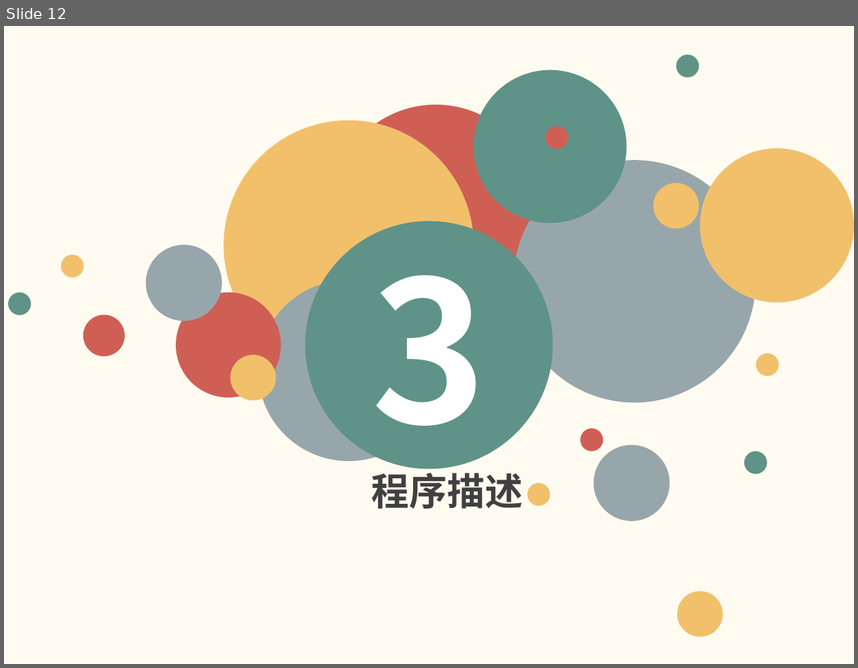
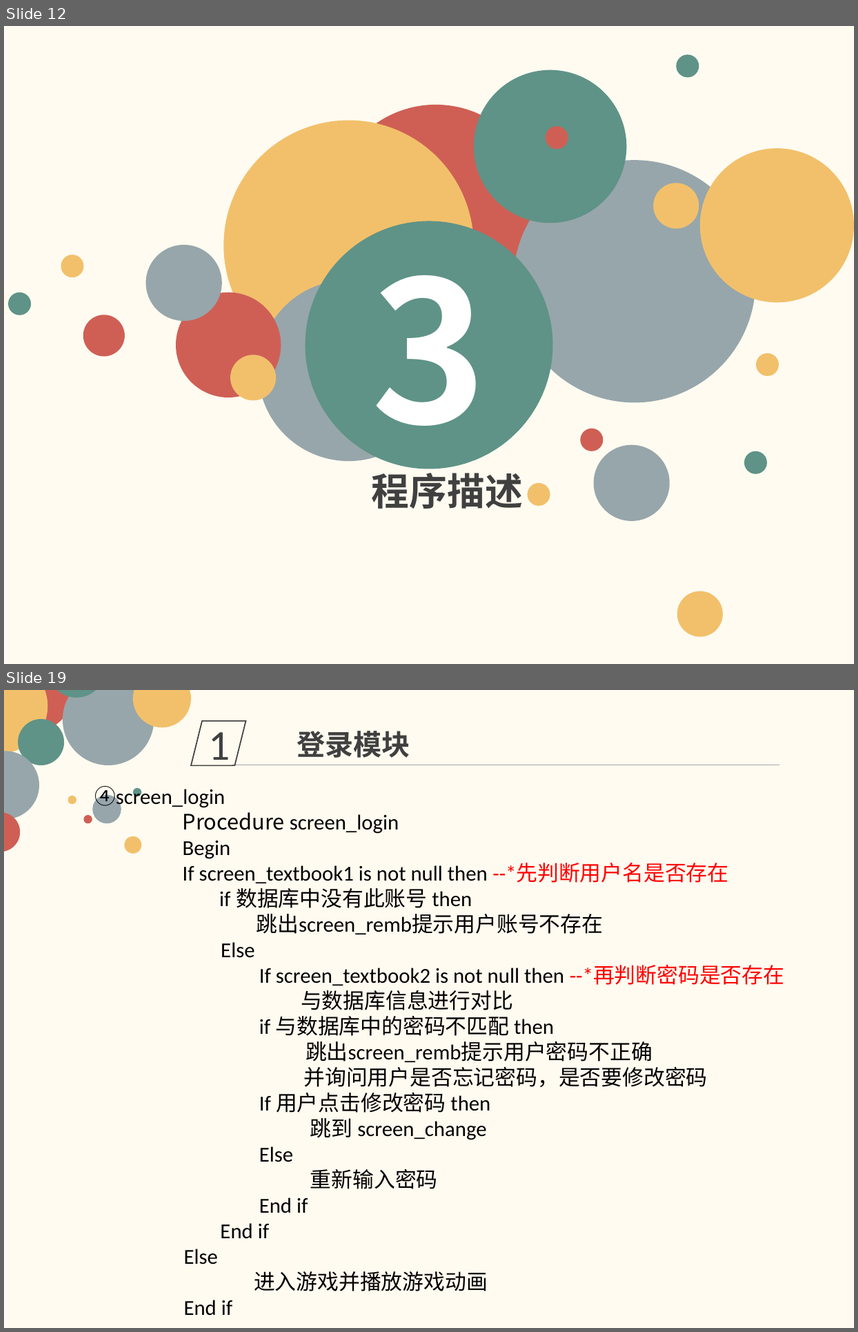
Before and after one commit to firstprojectmicheng/SE2018-G08, a slide deck: SE2018春-G08-详细设计.pptx. Shown one above the other, each under a label of ours: slide 12 before the commit, slides 12 and 19 after it; the slides between them are not shown. The pictures are 858x668 and 858x1332 pixels, drawn with LibreOffice and Linux fonts; fonts in the diff are those of the drawing. Boxes give left, top, right and bottom in pixels: in the first picture for what was removed or moved away, otherwise in the second. Text is boxed around its words. In the diff, an @@ line names an element or a change of style, - is before the commit and + after.

```diff
--- a/SE2018春-G08-详细设计.pptx
+++ b/SE2018春-G08-详细设计.pptx
@@ slide 19 added at <box>4,690,854,1328</box>, background #FFFBF0 @@
@@ group added at <box>4,690,191,854</box>: 13 ellipses @@
@@ parallelogram added at <box>191,720,246,765</box>, outline #404040 1 pt, 36 pt, text #404040 @@
+1
@@ text added at <box>297,731,410,758</box>, 24 pt, text #404040, bold @@
+登录模块
@@ line added from (232, 765) to (780, 765), #A6A6A6 0.5 pt @@
@@ text added at <box>94,786,784,1315</box>, 18 pt, text #000000 @@
+④screen_login
+Procedure screen_login
+Begin
+If screen_textbook1 is not null then --*先判断用户名是否存在
+if 数据库中没有此账号 then
+跳出screen_remb提示用户账号不存在
+Else
+If screen_textbook2 is not null then --*再判断密码是否存在
+与数据库信息进行对比
+if 与数据库中的密码不匹配 then
+跳出screen_remb提示用户密码不正确
+并询问用户是否忘记密码，是否要修改密码
+If 用户点击修改密码 then
+跳到 screen_change
+Else
+重新输入密码
+End if
+End if
+Else
+进入游戏并播放游戏动画
+End if
```
Also in this commit, not shown: 8 slides changed, 24 other slides added, 3 slides removed.
